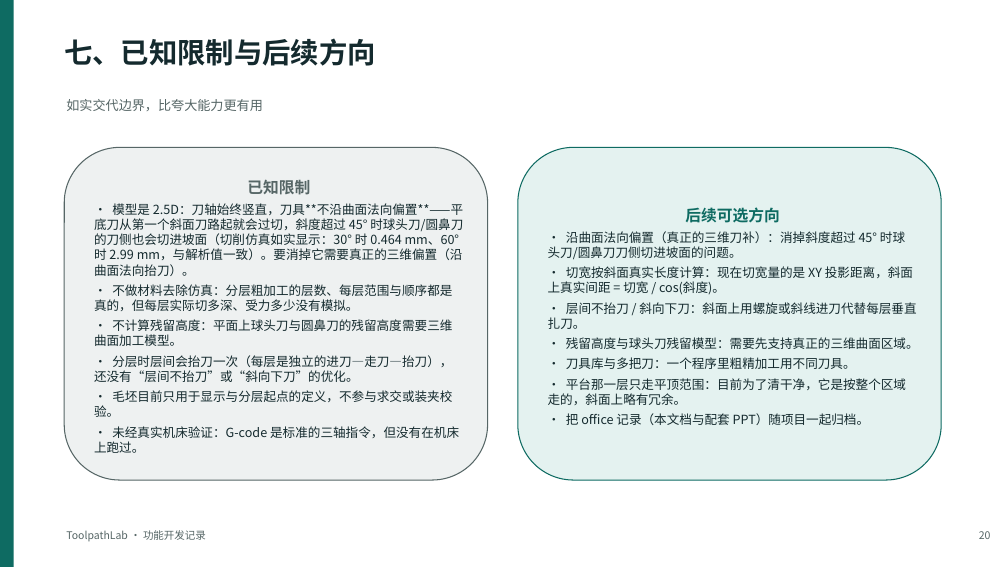
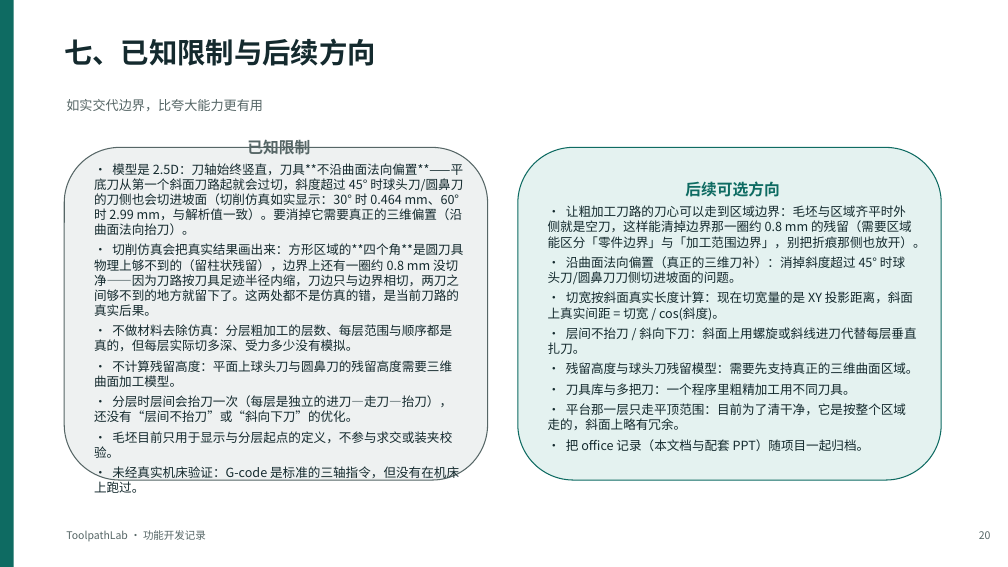
Before and after one commit to large-su/toolpath-lab, a slide deck: slide 20 of ToolpathLab-开发过程与功能介绍.pptx. Drawn at 1008x567 pixels with LibreOffice and Linux fonts; fonts in the diff are those of the drawing. Boxes give left, top, right and bottom in pixels: in the first picture for what was removed or moved away, otherwise in the second. Text is boxed around its words. In the diff, an @@ line names an element or a change of style, - is before the commit and + after.

Commit message:
fix(view): 切削仿真的颜色分工与网格加密——看得清"哪里铣过了、哪里还留着"
用户反馈两点：仿真后的毛坯与毛坯（参照）颜色太接近；铣完有几个锥型残留、边缘还留一层没铣掉。

- **颜色分工**：可切削实体改成顶点着色——没切到的料保持毛坯紫（0xb07cf0），切到加工面的地方变砂色
  （0xe0cfa8），未切削毛坯的参照轮廓从淡紫改成中性灰白（0xcbd8dc、不透明度 0.3）。
  于是"剩下那块料"只有一个紫色，参照线不再撞色，"哪里铣过"一眼可辨；自检新增 2 项锁住这个行为。
- **网格加密**：目标网格 1.2 → 0.6 mm（节点上限 192 → 240）。原来 1.19 mm 的格子把边界残留夸大成
  一格宽（约 2.4 mm），加密后回到它真实的约 0.8 mm，方形的四个角也显示成正确的小块而不是"锥子"。
- 顺带把 `_buildObject` 里引用错作用域的 `options.cutColour` 修掉——这个 bug 是前端几何自检当场抓到的。
- 文档内容源同步：把这两处残留**如实写进已知限制**（四个角是圆刀具物理上够不到、边界那圈是刀路按
  足迹半径内缩导致刀边只与边界相切），并把"让粗加工刀心走到区域边界以清掉边界残留"列进后续方向第一
  条；配图用 0.6 mm 网格重新导出，正文数字改成与网格分辨率无关的表述。Word 11 页、PPT 21 页重建后
  结构检查与输出自检均 pass。

```diff
--- a/ToolpathLab-开发过程与功能介绍.pptx
+++ b/ToolpathLab-开发过程与功能介绍.pptx
@@ text in rounded rectangle at (x1=548, y1=205, x2=926, y2=248): paragraph added @@
+· 让粗加工刀路的刀心可以走到区域边界：毛坯与区域齐平时外侧就是空刀，这样能清掉边界那一圈约 0.8 mm 的残留（需要区域能区分「零件边界」与「加工范围边界」，别把折痕那侧也放开）。
@@ text in rounded rectangle at (x1=94, y1=243, x2=463, y2=316): paragraph added @@
+· 切削仿真会把真实结果画出来：方形区域的**四个角**是圆刀具物理上够不到的（留柱状残留），边界上还有一圈约 0.8 mm 没切净——因为刀路按刀具足迹半径内缩，刀边只与边界相切，两刀之间够不到的地方就留下了。这两处都不是仿真的错，是当前刀路的真实后果。
```
Also in this commit, not shown: 1 other slide changed, 7 other files.
